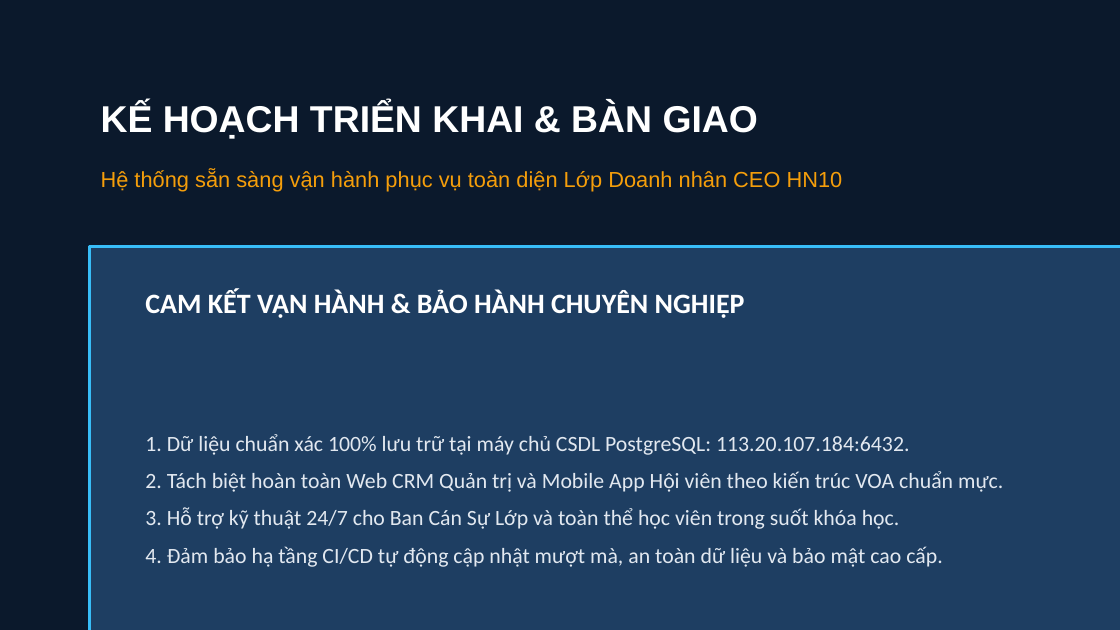
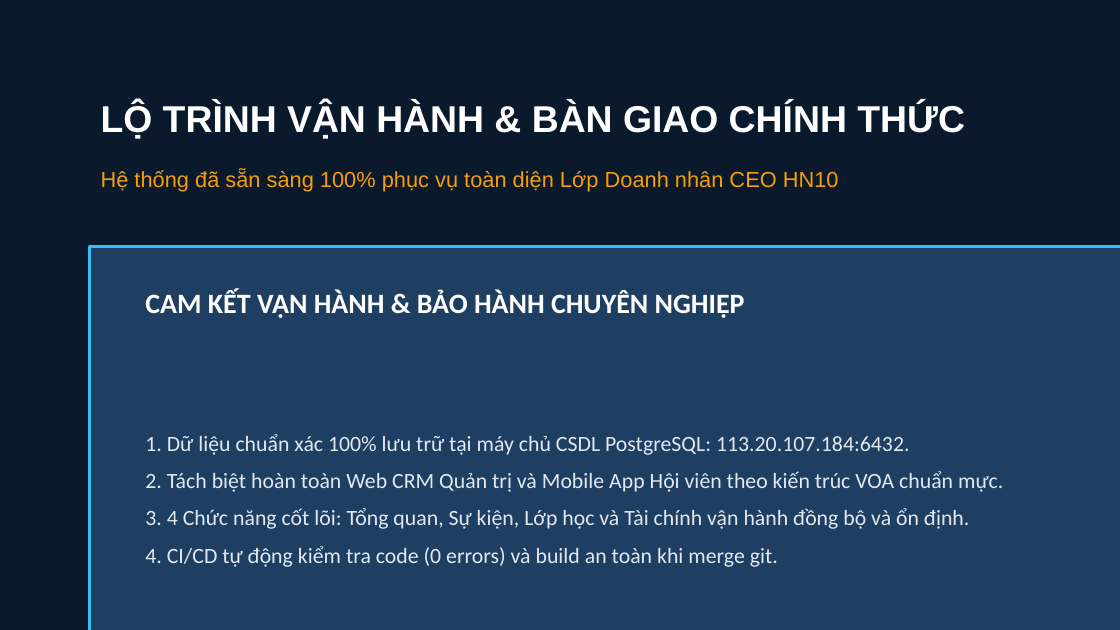
Before and after one commit to viconnect-product-team/ceoHN10_project, a slide deck: slide 8 of document/SLIDE_TRINH_BAY_PHAN_MEM_CEOHN10.pptx (slide 10 before the commit). Drawn at 1120x630 pixels with LibreOffice and Linux fonts; fonts in the diff are those of the drawing. Boxes give left, top, right and bottom in pixels: in the first picture for what was removed or moved away, otherwise in the second. Text is boxed around its words. In the diff, an @@ line names an element or a change of style, - is before the commit and + after.

```diff
--- a/document/SLIDE_TRINH_BAY_PHAN_MEM_CEOHN10.pptx
+++ b/document/SLIDE_TRINH_BAY_PHAN_MEM_CEOHN10.pptx
@@ text at (101,103,965,139): text changed @@
-KẾ HOẠCH TRIỂN KHAI & BÀN GIAO
+LỘ TRÌNH VẬN HÀNH & BÀN GIAO CHÍNH THỨC
@@ text at (101,170,839,192): text changed @@
-Hệ thống sẵn sàng vận hành phục vụ toàn diện Lớp Doanh nhân CEO HN10
+Hệ thống đã sẵn sàng 100% phục vụ toàn diện Lớp Doanh nhân CEO HN10
@@ text at (145,508,969,567): text changed @@
-3. Hỗ trợ kỹ thuật 24/7 cho Ban Cán Sự Lớp và toàn thể học viên trong suốt khóa học.
-4. Đảm bảo hạ tầng CI/CD tự động cập nhật mượt mà, an toàn dữ liệu và bảo mật cao cấp.
+3. 4 Chức năng cốt lõi: Tổng quan, Sự kiện, Lớp học và Tài chính vận hành đồng bộ và ổn định.
+4. CI/CD tự động kiểm tra code (0 errors) và build an toàn khi merge git.
```
Also in this commit, not shown: 4 other slides changed, 3 slides added, 5 slides removed, 9 other files.
